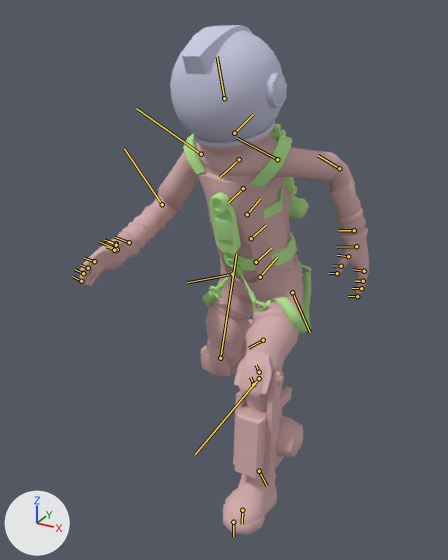
Before and after pictures for a commit that changed the FBX model Assets/Staging/Christian/Player Character/Player.fbx.
The view is the same before and after, from a 50 mm camera at (0.863, -1.879, 1.647) aimed at (-0.078, -0.169, 0.792). Arrows for +X, +Y and +Z are at lower left; the lights stay in place. Both versions are drawn at frame 293 of the action 'Take 001'; the numbers are the values there. The bones that bend it are drawn over the model as lines.

Objects in the first picture: 'Player_Body', 'Player_Helmet'.
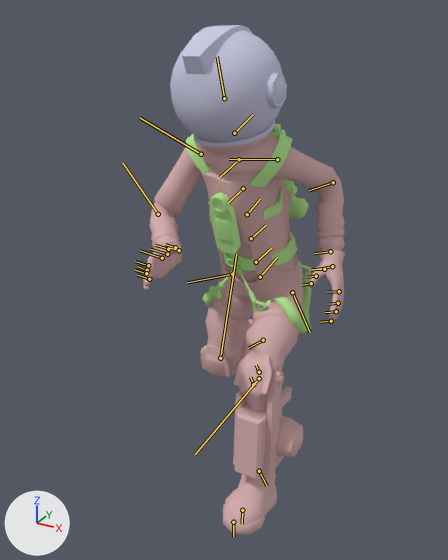
Commit message: updated player

What differs and where, as boxes [x1, y1, x2, y2] in the pictures (448 x 560 px):
```json
{"object": "Player_Body", "change": "posed", "before": [79, 124, 369, 535], "after": [143, 124, 345, 535], "on screen": "30% narrower"}
{"bone": "Arm_Upper_Right", "before": "(201, 154) to (136, 108)", "after": "(201, 154) to (139, 117)"}
{"bone": "Arm_Middle_Right", "before": "(162, 204) to (124, 149)", "after": "(158, 214) to (122, 162)"}
{"bone": "Arm_Lower_Right", "before": "(129, 242) to (114, 237)", "after": "(167, 254) to (150, 249)"}
{"bone": "Arm_Upper_Left", "before": "(277, 159) to (237, 138)", "after": "(277, 159) to (229, 159)"}
{"bone": "Arm_Middle_Left", "before": "(339, 168) to (318, 155)", "after": "(333, 182) to (309, 190)"}
{"bone": "Arm_Lower_Left", "before": "(354, 230) to (338, 230)", "after": "(330, 251) to (314, 253)"}
```

Scene script edits in JSON lines:
```json
{"block": "bone_arm_upper_right", "where": "bone_arm_upper_right = bpy.data.objects['Bones'].pose.bones['Arm_Upper_Right']  # child of 'Shoulder'"}
{"op": "set", "path": "bone_arm_upper_right.rotation_quaternion", "old": "(0.922, 0.086, 0.211, -0.312)", "new": "(0.877, -0.074, 0.426, -0.208)", "note": "degrees (2, 26, -37) -> degrees (-26, 46, -38)"}
{"block": "bone_arm_middle_right", "where": "bone_arm_middle_right = bpy.data.objects['Bones'].pose.bones['Arm_Middle_Right']  # child of 'Arm_Upper_Right'"}
{"op": "set", "path": "bone_arm_middle_right.rotation_quaternion", "old": "(0.826, -0.078, 0.54, 0.145)", "new": "(0.804, -0.09, 0.568, 0.149)", "note": "degrees (4, 66, 22) -> degrees (4, 70, 24)"}
{"block": "bone_arm_lower_right", "where": "bone_arm_lower_right = bpy.data.objects['Bones'].pose.bones['Arm_Lower_Right']  # child of 'Arm_Middle_Right'"}
{"op": "set", "path": "bone_arm_lower_right.rotation_quaternion", "old": "(0.942, 0.323, 0.093, 0.013)", "new": "(0.935, 0.268, 0.126, 0.196)", "note": "degrees (38, 10, 5) -> degrees (34, 7, 26)"}
{"block": "bone_arm_upper_left", "where": "bone_arm_upper_left = bpy.data.objects['Bones'].pose.bones['Arm_Upper_Left']  # child of 'Shoulder'"}
{"op": "set", "path": "bone_arm_upper_left.rotation_quaternion", "old": "(0.786, -0.392, -0.127, -0.46)", "new": "(0.838, -0.218, -0.121, -0.486)", "note": "degrees (-37, -34, -49) -> degrees (-16, -25, -57)"}
{"block": "bone_arm_middle_left", "where": "bone_arm_middle_left = bpy.data.objects['Bones'].pose.bones['Arm_Middle_Left']  # child of 'Arm_Upper_Left'"}
{"op": "set", "path": "bone_arm_middle_left.rotation_quaternion", "old": "(0.902, -0.037, 0.412, 0.121)", "new": "(0.815, -0.084, 0.554, 0.147)", "note": "degrees (3, 49, 17) -> degrees (4, 68, 23)"}
{"block": "bone_arm_lower_left", "where": "bone_arm_lower_left = bpy.data.objects['Bones'].pose.bones['Arm_Lower_Left']  # child of 'Arm_Middle_Left'"}
{"op": "set", "path": "bone_arm_lower_left.rotation_quaternion", "old": "(0.941, 0.288, 0.168, -0.063)", "new": "(0.926, 0.303, 0.212, 0.078)", "note": "degrees (34, 21, -1) -> degrees (39, 20, 17)"}
```
